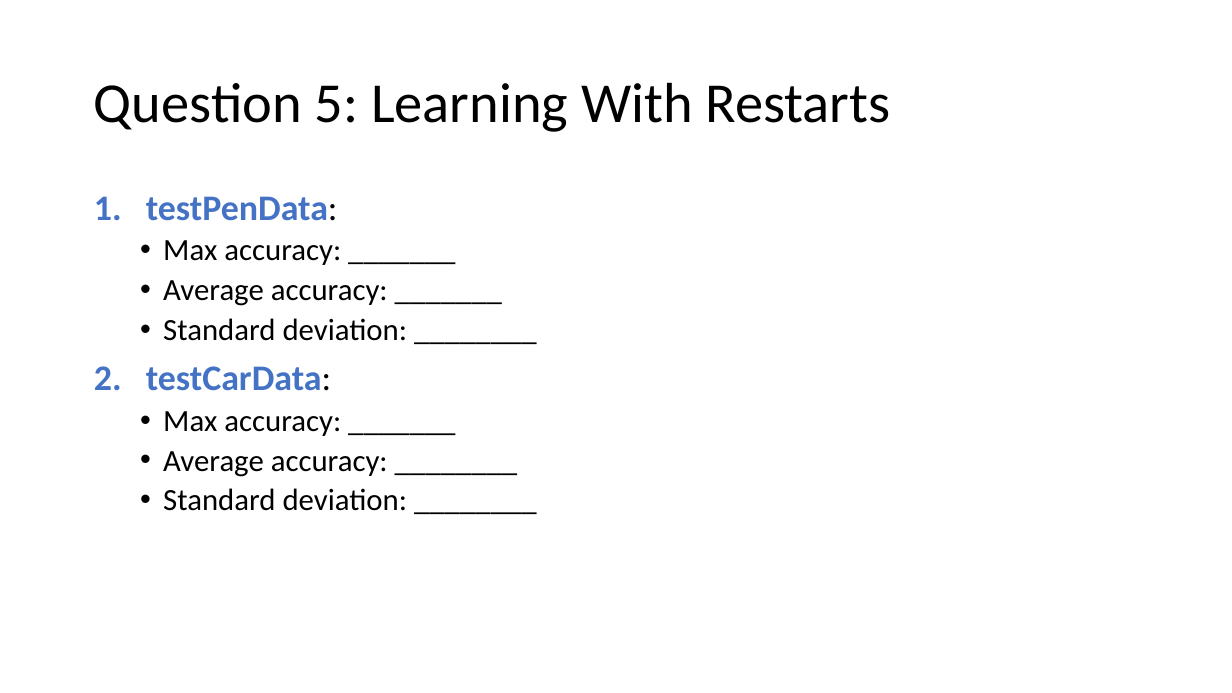
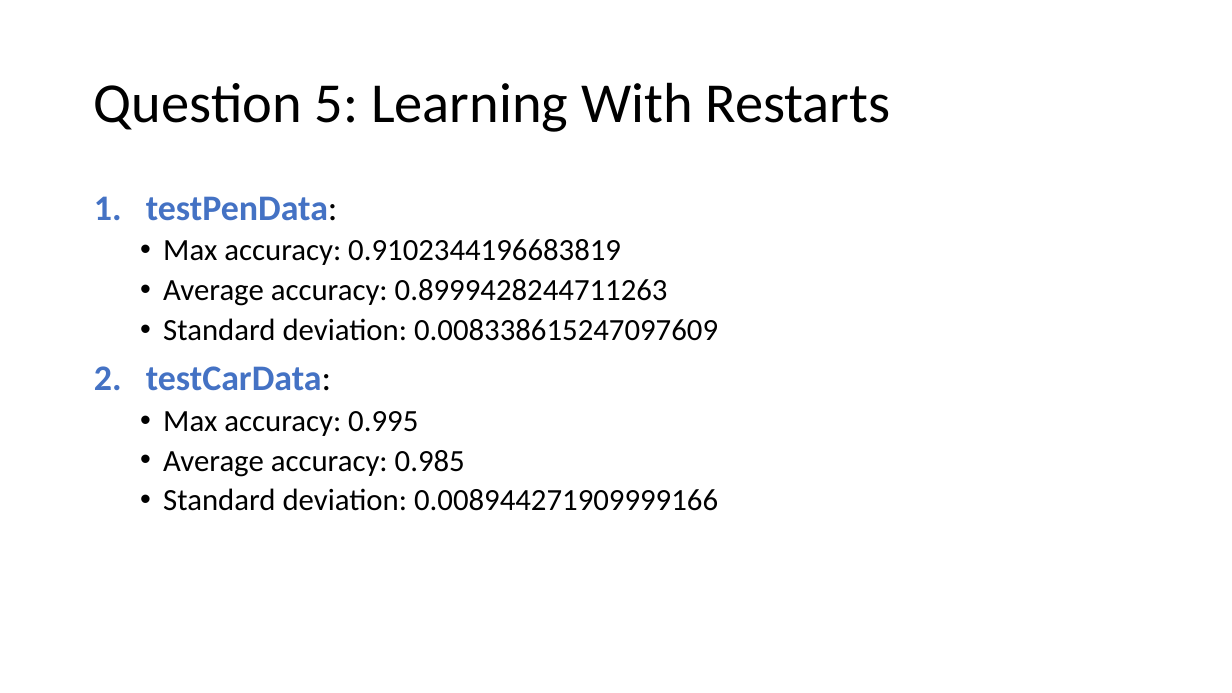
Before and after one commit to Lucas-Luwa/Artificial-Intelligence, a slide deck: slide 2 of Project 4/NeuralNet_report.pptx. Drawn at 1232x693 pixels with LibreOffice and Linux fonts; fonts in the diff are those of the drawing. Boxes give left, top, right and bottom in pixels: in the first picture for what was removed or moved away, otherwise in the second. Text is boxed around its words. In the diff, an @@ line names an element or a change of style, - is before the commit and + after.

```diff
--- a/Project 4/NeuralNet_report.pptx
+++ b/Project 4/NeuralNet_report.pptx
@@ text at (163,239,718,341): text changed @@
-  • Max accuracy: _______
-  • Average accuracy: _______
-  • Standard deviation: ________
+  • Max accuracy: 0.9102344196683819
+  • Average accuracy: 0.8999428244711263
+  • Standard deviation: 0.008338615247097609
@@ text at (163,411,718,511): text changed @@
-  • Max accuracy: _______
-  • Average accuracy: ________
-  • Standard deviation: ________
+  • Max accuracy: 0.995
+  • Average accuracy: 0.985
+  • Standard deviation: 0.008944271909999166
```
Also in this commit, not shown: 5 other slides changed, 7 other files.
